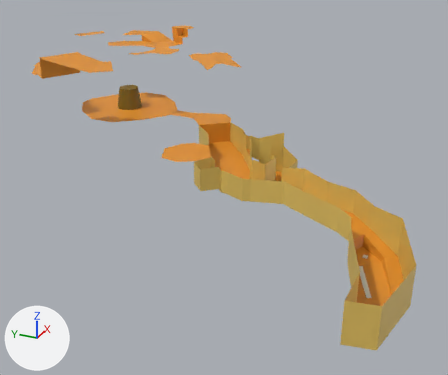
One commit to the glTF model assets/models/levels/bee hive/Bee Hive.glb: the scene before it, then after it.
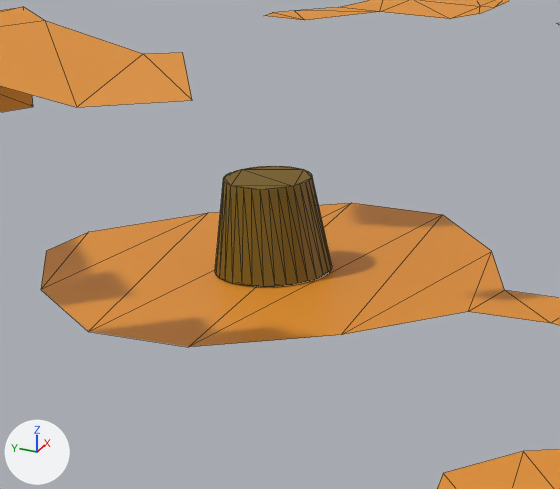
The first picture shows the older version from a 50 mm camera at (-292.0, -124.0, 132.0) aimed at (-20.0, -2.0, -4.0). The close-ups show the older and then the newer version on the part from 16% to 42% of the width and 13% to 40% of the height of that picture. Only the edits that show in the close-ups are written down. Every picture has the same lights, and +X, +Y and +Z are marked at lower left. The close-ups show mesh edges as thin lines. Where no turn or scale is listed for an object, it has been applied to the vertices.

Script lines for the objects in view, before the commit:
```python
me_cylinder = bpy.data.meshes.new('Cylinder')
me_cylinder.from_pydata(...)  # a 32-sided cut cone along z (radius 7.8 at the low end, 5.9 at the high end) spanning x -8.8..6.8, y -6.8..8.8, z 0.2..12.8
me_cylinder.materials.append(mat_column)  # dark yellow #7a5f00
me_plane = bpy.data.meshes.new('Plane')
me_plane.from_pydata(...)  # 85 vertices, 92 faces; spans x -119.0..73.0, y -108.0..126.0, z -7.0..12.0
me_plane.materials.append(mat_honey_floor)  # orange #e7942a
me_plane_001 = bpy.data.meshes.new('Plane.001')
me_plane_001.from_pydata(...)  # 100 vertices, 104 faces; spans x -65.0..46.0, y -75.0..75.0, z -13.0..8.0
me_plane_001.materials.append(mat_honey_floor)  # orange #e7942a
ob_entry_floor_col = bpy.data.objects.new('Entry Floor-col', me_plane)
ob_entry_floor_col.location = (0.0, 0.0, 0.0)
ob_second_floor_col = bpy.data.objects.new('Second Floor-col', me_plane_001)
ob_second_floor_col.location = (39.8, 79.8, 49.5)
ob_tower_col = bpy.data.objects.new('Tower-col', me_cylinder)
ob_tower_col.location = (41.0, 91.5, 12.0)
```
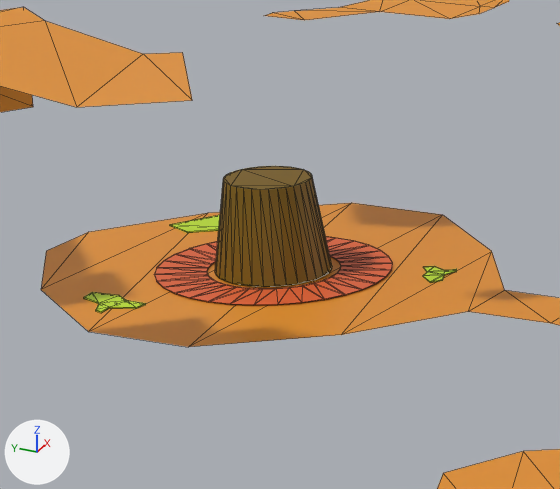
The change, as JSON lines over the scene's bpy script:
```json
{"op": "add", "block": "mat_sticky_honey", "code": ["mat_sticky_honey = principled_material('Sticky Honey')", "mat_sticky_honey.base_color = (0.53, 0.8, 0.0213)  # green #c0e728"]}
{"op": "add", "block": "mat_beeswax", "code": ["mat_beeswax = principled_material('BeesWax')", "mat_beeswax.base_color = (0.8, 0.134, 0.0377)  # orange #e76637"]}
{"op": "add", "block": "me_plane_010", "code": ["me_plane_010 = bpy.data.meshes.new('Plane.010')", "me_plane_010.from_pydata(...)  # 20 vertices, 36 faces; spans x -1.7..14.6, y -18.0..-0.8, z 0.0..0.2", "me_plane_010.materials.append(mat_sticky_honey)  # green #c0e728"]}
{"op": "add", "block": "me_plane_009", "code": ["me_plane_009 = bpy.data.meshes.new('Plane.009')", "me_plane_009.from_pydata(...)  # 20 vertices, 36 faces; spans x -6.77..-0.04, y -9.49..-0.29, z 0.0..0.19", "me_plane_009.materials.append(mat_sticky_honey)  # green #c0e728"]}
{"op": "add", "block": "me_plane_007", "code": ["me_plane_007 = bpy.data.meshes.new('Plane.007')", "me_plane_007.from_pydata(...)  # 20 vertices, 36 faces; spans x 0.32..6.93, y -1.11..4.19, z 0.0..0.1", "me_plane_007.materials.append(mat_sticky_honey)  # green #c0e728"]}
{"op": "add", "block": "me_circle", "code": ["me_circle = bpy.data.meshes.new('Circle')", "me_circle.from_pydata(...)  # 128 vertices, 256 faces; spans x -15.9..15.9, y -15.9..15.9, z -12.7..-12.6", "me_circle.materials.append(mat_beeswax)  # orange #e76637"]}
{"op": "add", "block": "ob_sticky_honey2_slowdown_003", "code": ["ob_sticky_honey2_slowdown_003 = bpy.data.objects.new('sticky honey2-slowdown.003', me_plane_010)", "ob_sticky_honey2_slowdown_003.location = (52.0, 118.1, 12.0)"]}
{"op": "add", "block": "ob_sticky_honey2_slowdown_002", "code": ["ob_sticky_honey2_slowdown_002 = bpy.data.objects.new('sticky honey2-slowdown.002', me_plane_009)", "ob_sticky_honey2_slowdown_002.location = (21.8, 109.2, 12.0)"]}
{"op": "add", "block": "ob_sticky_honey2_slowdown", "code": ["ob_sticky_honey2_slowdown = bpy.data.objects.new('sticky honey2-slowdown', me_plane_007)", "ob_sticky_honey2_slowdown.location = (43.5, 70.6, 12.0)"]}
{"op": "add", "block": "ob_beeswax2_bouncyfloor", "code": ["ob_beeswax2_bouncyfloor = bpy.data.objects.new('beeswax2-bouncyfloor', me_circle)", "ob_beeswax2_bouncyfloor.location = (40.1, 92.5, 24.9)"]}
```

Location of each change, [x1, y1, x2, y2] in pixels of the close-ups (560 x 489 px):
```json
{"object": "beeswax2-bouncyfloor", "change": "added", "after": [154, 237, 393, 305], "on screen": "orange"}
{"object": "sticky honey2-slowdown.002", "change": "added", "after": [84, 292, 146, 313], "on screen": "green"}
{"object": "sticky honey2-slowdown.003", "change": "added", "after": [170, 215, 220, 233], "on screen": "green"}
{"object": "sticky honey2-slowdown", "change": "added", "after": [423, 266, 457, 283]}
```
